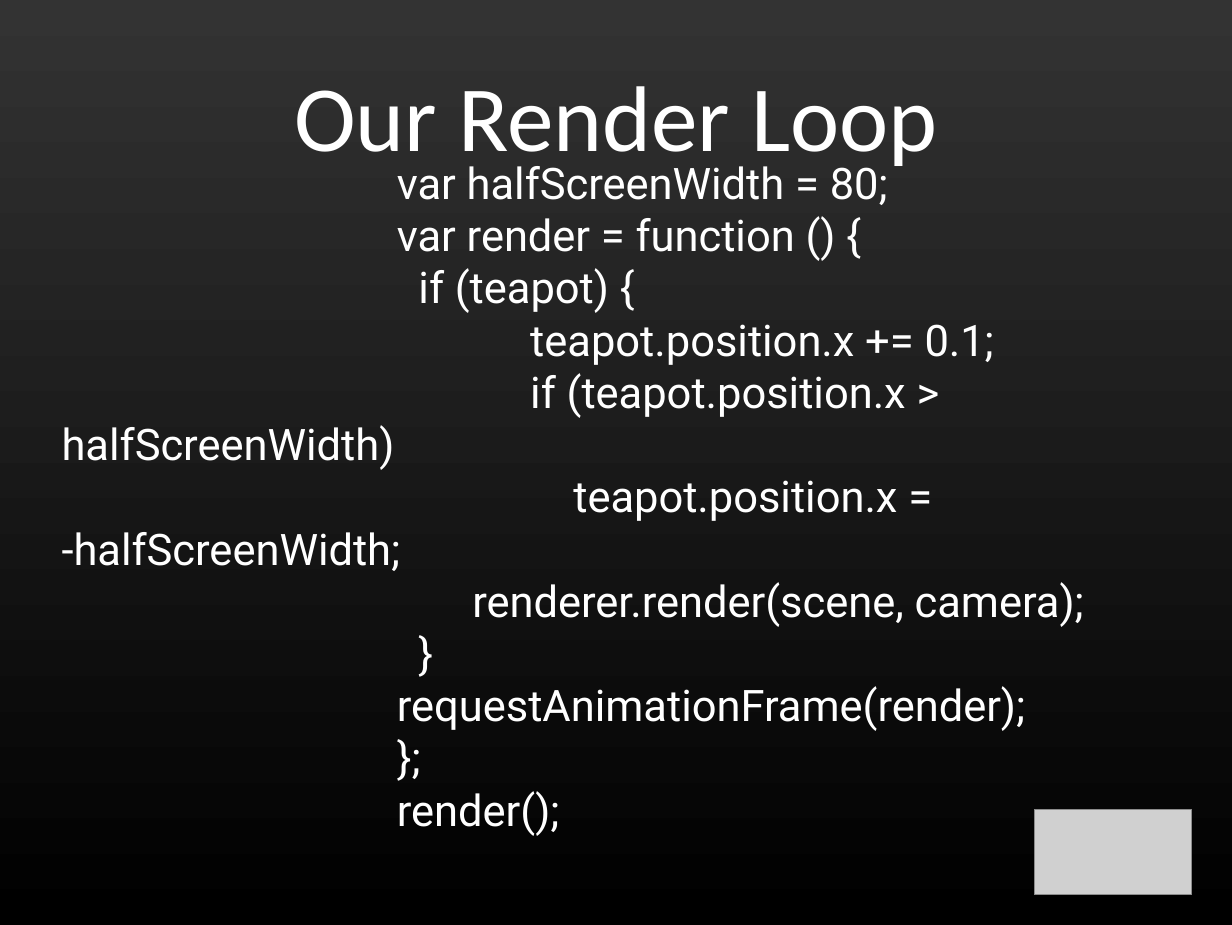
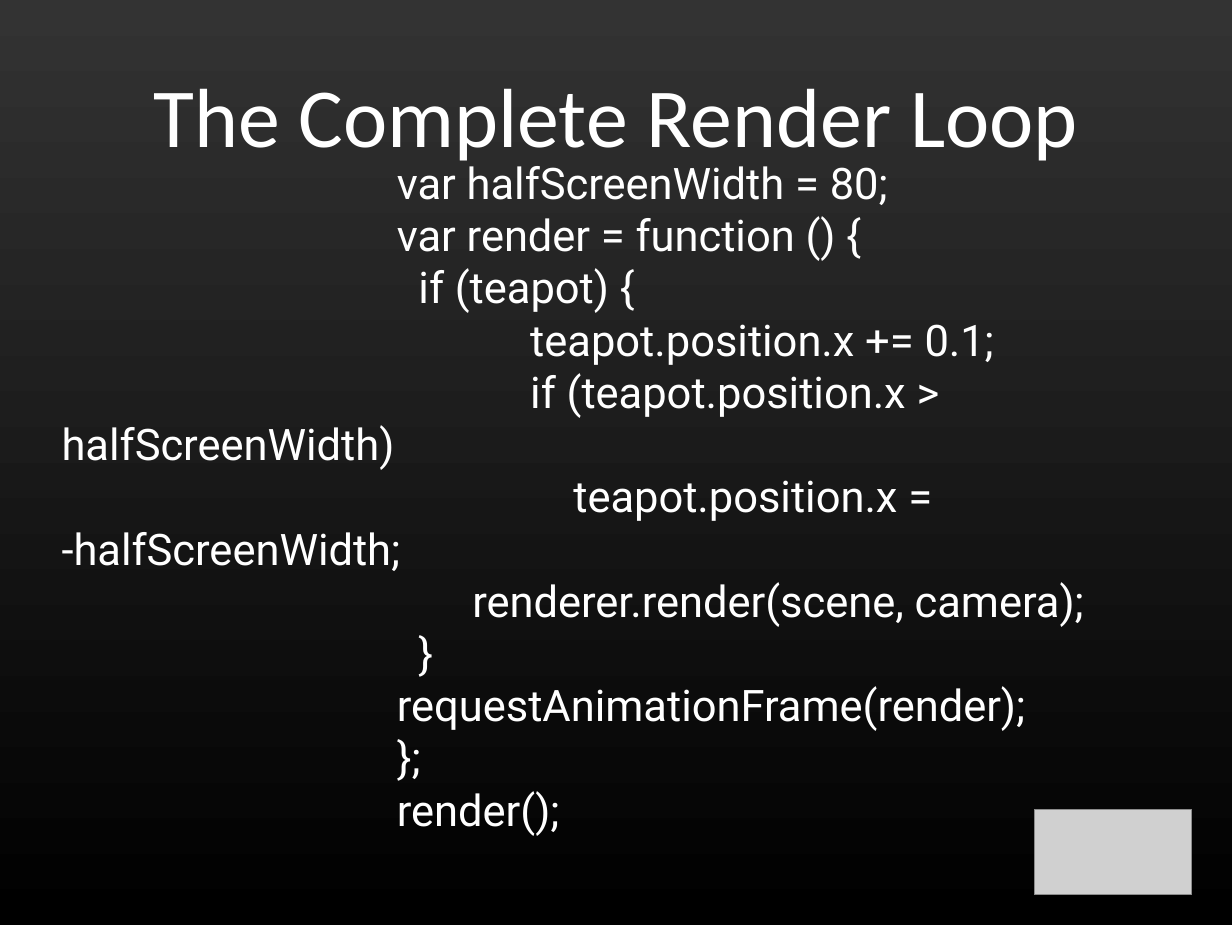
Before and after one commit to shegeek/teapots_can_fly, a slide deck: slide 31 of slides/teapots_can_fly-slides.odp (slide 27 before the commit). Drawn at 1232x925 pixels with LibreOffice and Linux fonts; fonts in the diff are those of the drawing; grey boxes stand for pictures. Boxes give left, top, right and bottom in pixels: in the first picture for what was removed or moved away, otherwise in the second. Text is boxed around its words. In the diff, an @@ line names an element or a change of style, - is before the commit and + after.

```diff
--- a/slides/teapots_can_fly-slides.odp
+++ b/slides/teapots_can_fly-slides.odp
@@ title at (153,88,1078,167): text changed; size 60 to 54 pt @@
-Our Render Loop
+The Complete Render Loop
```
Also in this commit, not shown: 5 other slides changed, 4 slides added, 2 other files.
